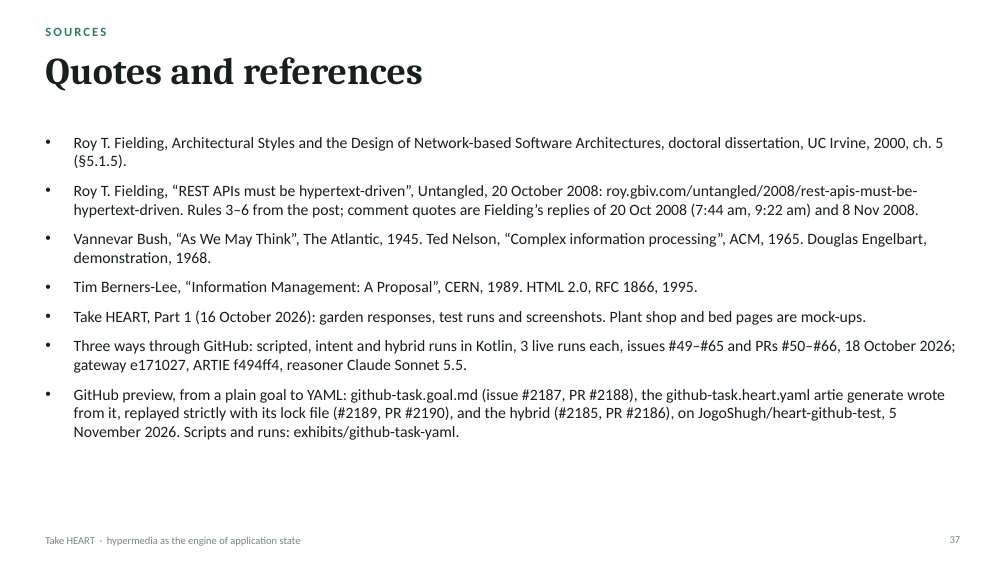
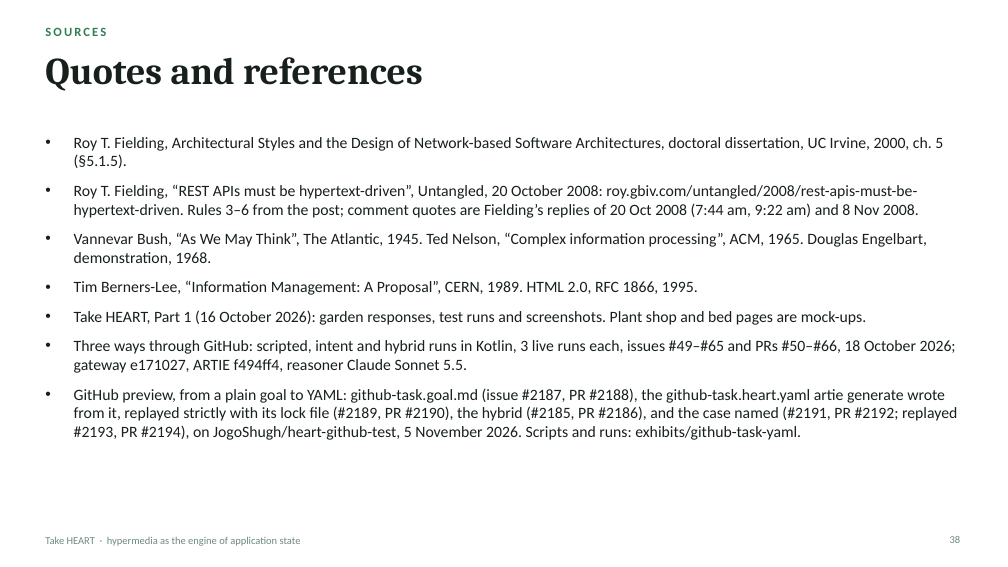
Before and after one commit to JogoShugh/heart-rise-artie, a slide deck: slide 38 of docs/decks/take-heart/Take_HEART_1_2.pptx (slide 37 before the commit). Drawn at 1008x567 pixels with LibreOffice and Linux fonts; fonts in the diff are those of the drawing. Boxes give left, top, right and bottom in pixels: in the first picture for what was removed or moved away, otherwise in the second. Text is boxed around its words. In the diff, an @@ line names an element or a change of style, - is before the commit and + after.

```diff
--- a/docs/decks/take-heart/Take_HEART_1_2.pptx
+++ b/docs/decks/take-heart/Take_HEART_1_2.pptx
@@ text at (74, 388, 957, 440): text changed @@
-• GitHub preview, from a plain goal to YAML: github-task.goal.md (issue #2187, PR #2188), the github-task.heart.yaml artie generate wrote from it, replayed strictly with its lock file (#2189, PR #2190), and the hybrid (#2185, PR #2186), on JogoShugh/heart-github-test, 5 November 2026. Scripts and runs: exhibits/github-task-yaml.
+• GitHub preview, from a plain goal to YAML: github-task.goal.md (issue #2187, PR #2188), the github-task.heart.yaml artie generate wrote from it, replayed strictly with its lock file (#2189, PR #2190), the hybrid (#2185, PR #2186), and the case named (#2191, PR #2192; replayed #2193, PR #2194), on JogoShugh/heart-github-test, 5 November 2026. Scripts and runs: exhibits/github-task-yaml.
@@ page number at (950, 536, 961, 543): text changed @@
-37
+38
```
Also in this commit, not shown: 1 slide added, 9 other files.
